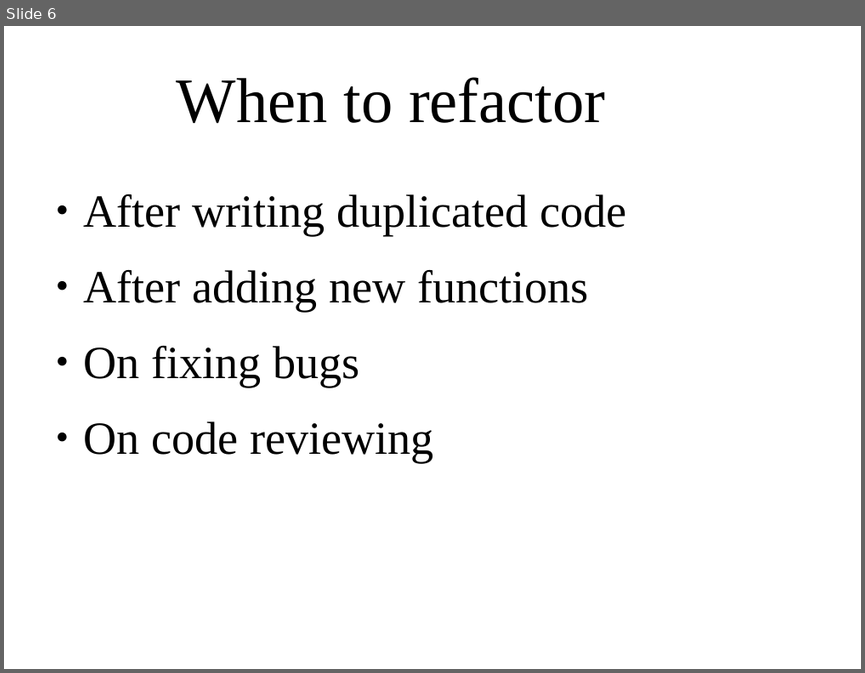
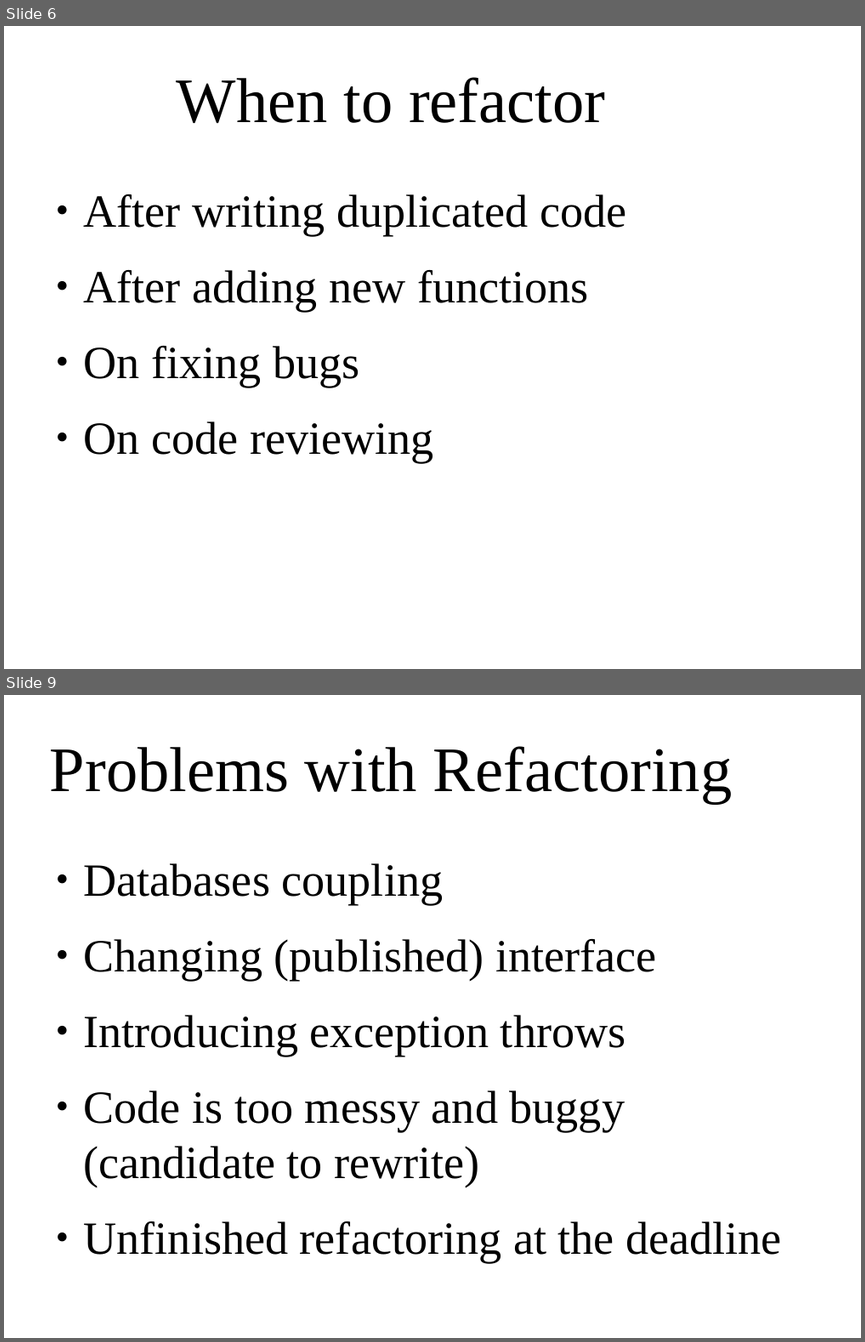
Before and after one commit to sellittf/gmtech_school, a slide deck: presentations/principles_in_refactoring_ch2.odp. Shown one above the other, each under a label of ours: slide 6 before the commit, slides 6 and 9 after it; the slides between them are not shown. The pictures are 865x673 and 865x1342 pixels, drawn with LibreOffice and Linux fonts; fonts in the diff are those of the drawing; background and template pictures are left out. Boxes give left, top, right and bottom in pixels: in the first picture for what was removed or moved away, otherwise in the second. Text is boxed around its words. In the diff, an @@ line names an element or a change of style, - is before the commit and + after.

Commit message:
excluded presenters history; refactoring presentation

```diff
--- a/presentations/principles_in_refactoring_ch2.odp
+++ b/presentations/principles_in_refactoring_ch2.odp
@@ slide 9 added at (4, 695, 861, 1338), background picture (left out) @@
@@ title added at (50, 746, 732, 804), 58.7 pt, text #000000 @@
+Problems with Refactoring
@@ text added at (84, 863, 781, 1262), 42.7 pt, text #000000 @@
+● Databases coupling
+● Changing (published) interface
+● Introducing exception throws
+● Code is too messy and buggy (candidate to rewrite)
+● Unfinished refactoring at the deadline
```
Also in this commit, not shown: 3 other slides added, 3 other files.
